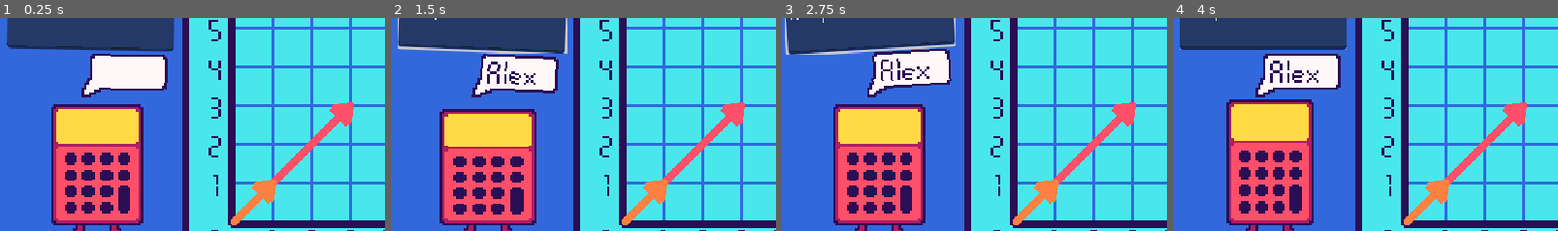
Above: before the commit, frames 1-4 (left to right).
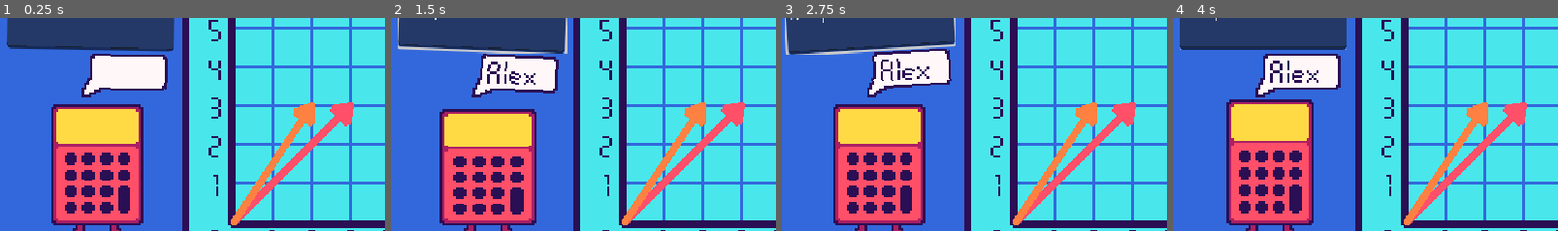
Above: after the commit, the same moments.

Repository: KyleTiley/VectorMathGame
Game: Godot game, scene res://Game/game.tscn
Two runs of this game, one before a commit and one after it. Both use one fixed random seed, a clock stepped at 60 frames per second and the inputs below.
Inputs (mouse positions are % of the whole screen's width and height, from its top left):
- Up to frame 1 (0.25 s): no input
- Up to frame 2 (1.5 s): click (12, 41) at 0.52 s; type "Alex" at 0.6 s; move the mouse to (30, 88) at 1.27 s; click (30, 88) at 1.42 s
- Up to frame 3 (2.75 s): move the mouse to (30, 78) at 2.02 s; click (30, 78) at 2.17 s
- Up to frame 4 (4 s): move the mouse to (30, 69) at 2.77 s; click (30, 69) at 2.92 s; move the mouse to (30, 60) at 3.52 s; click (30, 60) at 3.67 s
The pictures show only the part of the screen within x 0-50%, y 40-90%; the shares and areas given below are measured in that part.

The runs differ from the first frame. In frame 1, 1.8% of the frame differs, in the area x 60-82%, y 39-97%; in frame 2, 1.8%; in frame 3, 1.8%; in frame 4, 1.8%.

Commit message:
vector parallel issue solved

Diff:
--- a/Game/Levels/VectorAddition.gd
+++ b/Game/Levels/VectorAddition.gd
@@ -23,7 +23,7 @@
 	while !end:
 		vector_2 = vector_setting()
 
-		if vector_1 != vector_2:
+		if !check_vector_parallel(vector_1, vector_2):
 			end = true
 
 	graph.receive_question(vector_1, vector_2)
@@ -41,8 +41,19 @@
 	return new_random_number
 
 func check_vector_parallel(vec1 : Vector2, vec2 : Vector2):
-	if int(vec1.x) % int(vec2.x) == 0 or int(vec2.x) % int(vec1.x) == 0:
-		if int(vec1.y) % int(vec2.y) == 0 or int(vec2.y) % int(vec1.y) == 0:
-			return true
+	var x_ratio = vec1.x / vec2.x
+	var y_ratio = vec1.y / vec2.y
+	if x_ratio == y_ratio:
+		print("FAILED with " + str(vec1) + " and " + str(vec2))
+		return true
 	else:
 		return false
+
+#	if int(vec1.x) % int(vec2.x) == 0 or int(vec2.x) % int(vec1.x) == 0:
+#		if int(vec1.y) % int(vec2.y) == 0 or int(vec2.y) % int(vec1.y) == 0:
+#			return true
+#		else:
+#			return false
+#	else:
+#		print("FAILED with " + str(vec1) + " and " + str(vec2))
+#		return false
